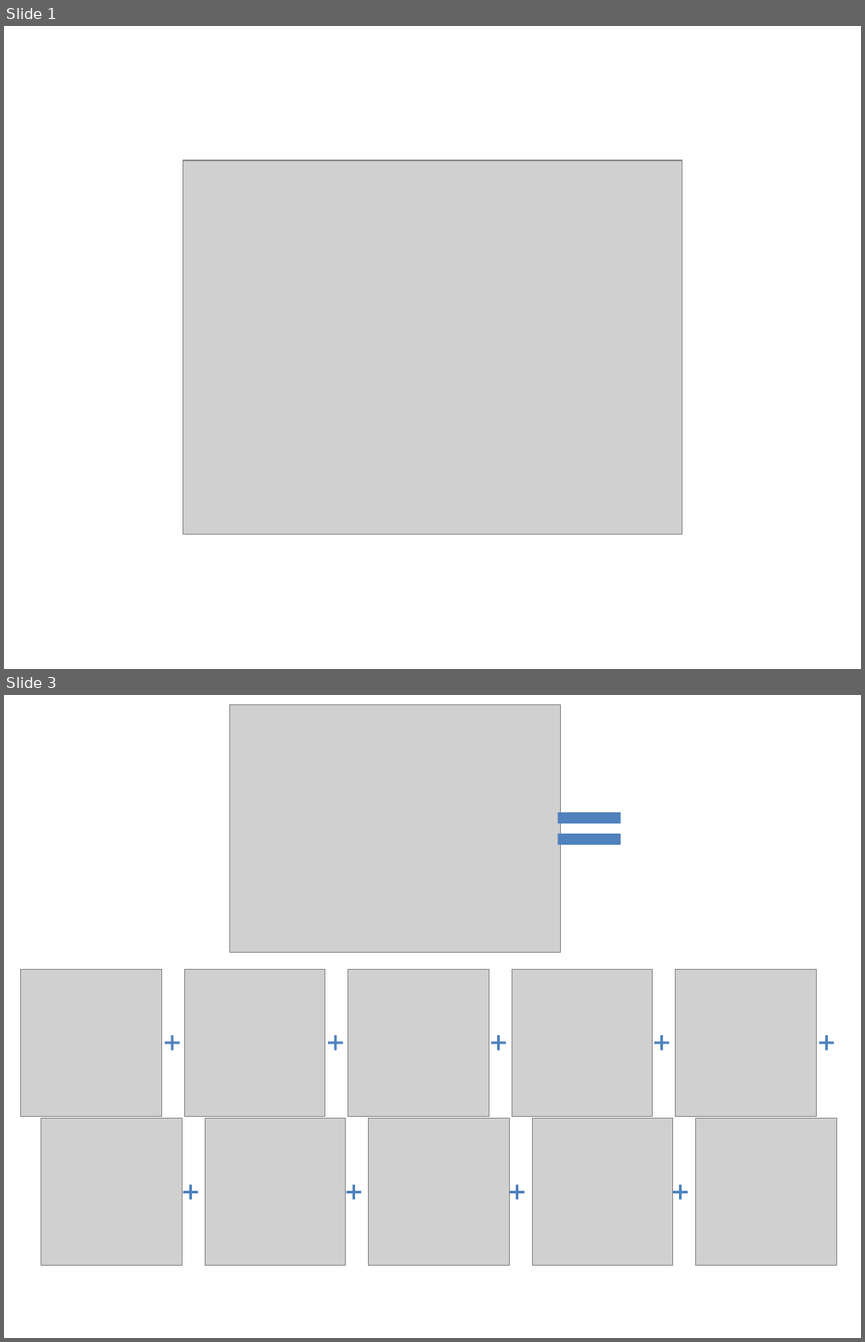
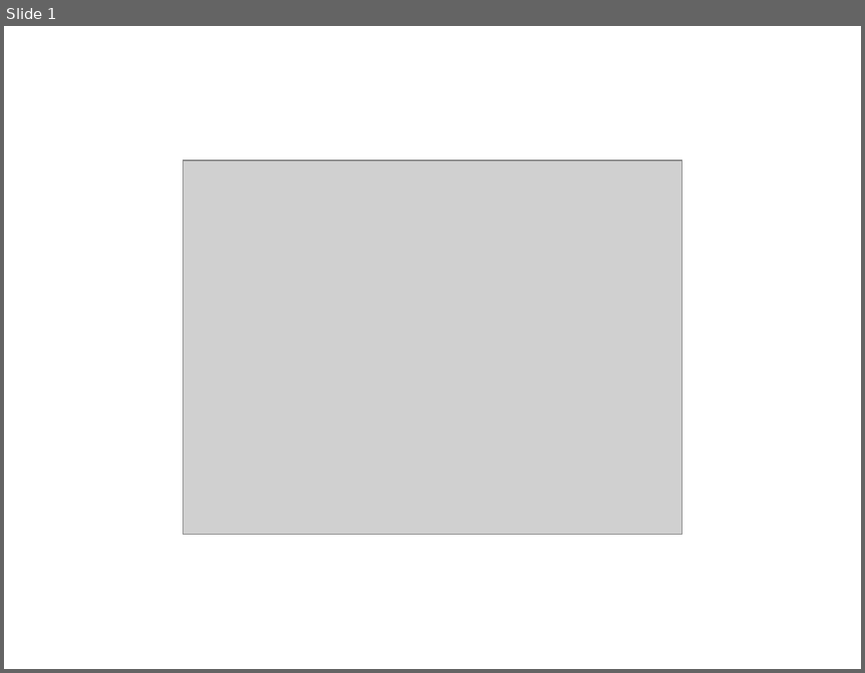
Before and after one commit to answeredbyablemind/answeredbyablemind.github.io, a slide deck: pics/2019-06-18-Discrete_Time_Convolution/pics.pptx. Shown one above the other, each under a label of ours: slides 1 and 3 before the commit, slide 1 after it; the slides between them are not shown. The pictures are 865x1342 and 865x673 pixels, drawn with LibreOffice and Linux fonts; fonts in the diff are those of the drawing; grey boxes stand for pictures. Boxes give left, top, right and bottom in pixels: in the first picture for what was removed or moved away, otherwise in the second. Text is boxed around its words. In the diff, an @@ line names an element or a change of style, - is before the commit and + after.

```diff
--- a/pics/2019-06-18-Discrete_Time_Convolution/pics.pptx
+++ b/pics/2019-06-18-Discrete_Time_Convolution/pics.pptx
@@ slide 3 removed at (4, 695, 861, 1338), background #FFFFFF @@
@@ picture removed at (230, 704, 561, 952) @@
@@ math equal removed at (546, 786, 632, 872) @@
@@ picture removed at (21, 970, 161, 1117) @@
@@ picture removed at (185, 970, 325, 1117) @@
@@ picture removed at (348, 970, 489, 1117) @@
@@ picture removed at (512, 970, 653, 1117) @@
@@ picture removed at (676, 970, 817, 1117) @@
@@ plus sign removed at (161, 1032, 182, 1053) @@
@@ plus sign removed at (325, 1032, 346, 1053) @@
@@ plus sign removed at (488, 1032, 509, 1053) @@
@@ plus sign removed at (652, 1032, 672, 1053) @@
@@ plus sign removed at (817, 1032, 837, 1053) @@
@@ picture removed at (41, 1118, 182, 1265) @@
@@ picture removed at (205, 1118, 345, 1265) @@
@@ picture removed at (368, 1118, 509, 1265) @@
@@ picture removed at (532, 1118, 672, 1265) @@
@@ picture removed at (695, 1118, 836, 1265) @@
@@ plus sign removed at (181, 1182, 201, 1202) @@
@@ plus sign removed at (343, 1182, 364, 1202) @@
@@ plus sign removed at (507, 1182, 528, 1202) @@
@@ plus sign removed at (670, 1182, 690, 1202) @@
```
Also in this commit, not shown: 1 slide added, 6 other files.
